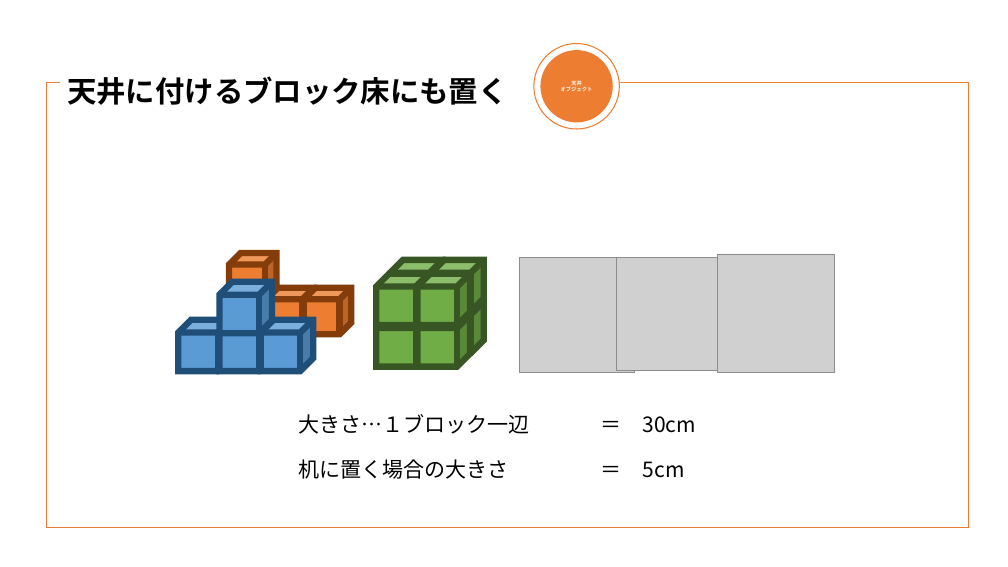
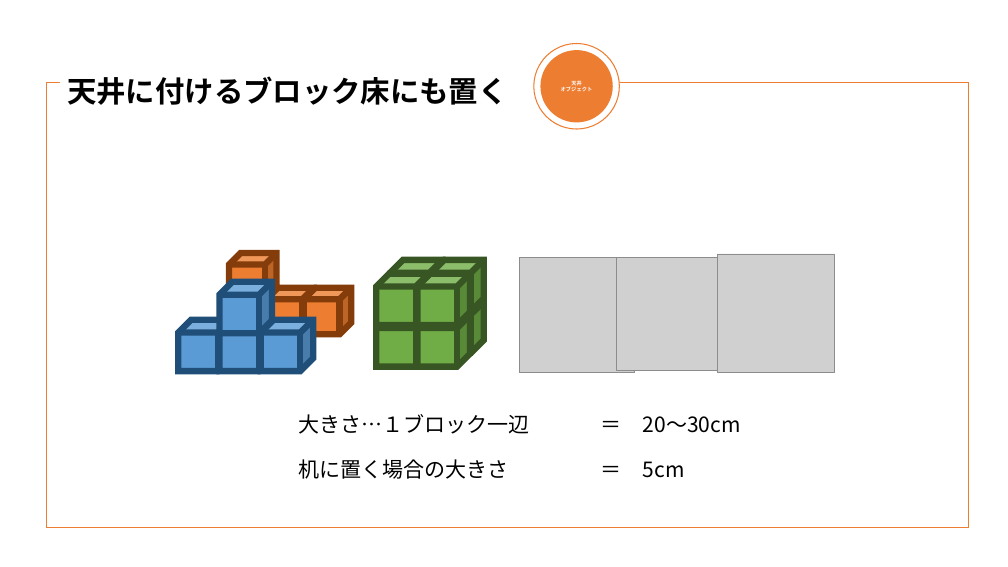
Before and after one commit to Nishin3614/ClimbBuys, a slide deck: slide 6 of ブース設計.pptm (slide 4 before the commit). Drawn at 1008x567 pixels with LibreOffice and Linux fonts; fonts in the diff are those of the drawing; grey boxes stand for pictures. Boxes give left, top, right and bottom in pixels: in the first picture for what was removed or moved away, otherwise in the second. Text is boxed around its words. In the diff, an @@ line names an element or a change of style, - is before the commit and + after.

```diff
--- a/ブース設計.pptm
+++ b/ブース設計.pptm
@@ text at (298,414,741,434): text changed @@
-大きさ…１ブロック一辺 ＝ 30cm
+大きさ…１ブロック一辺 ＝ 20～30cm
```
Also in this commit, not shown: 3 other slides changed, 2 slides added.
